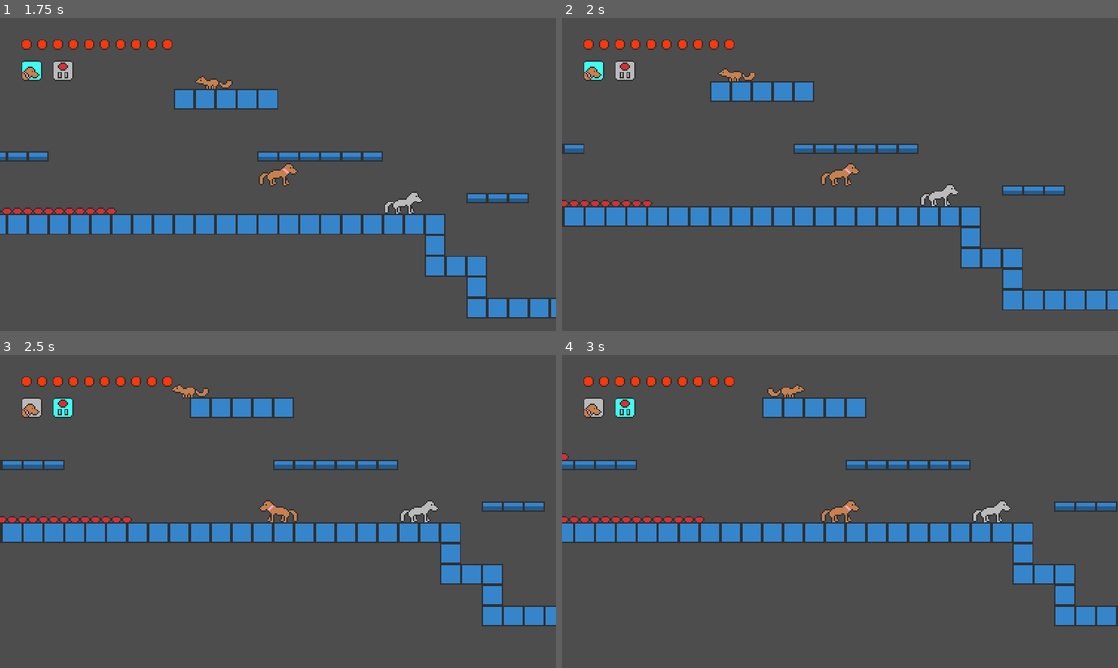
Above: before the commit, frames 1-4 (two rows, left to right).
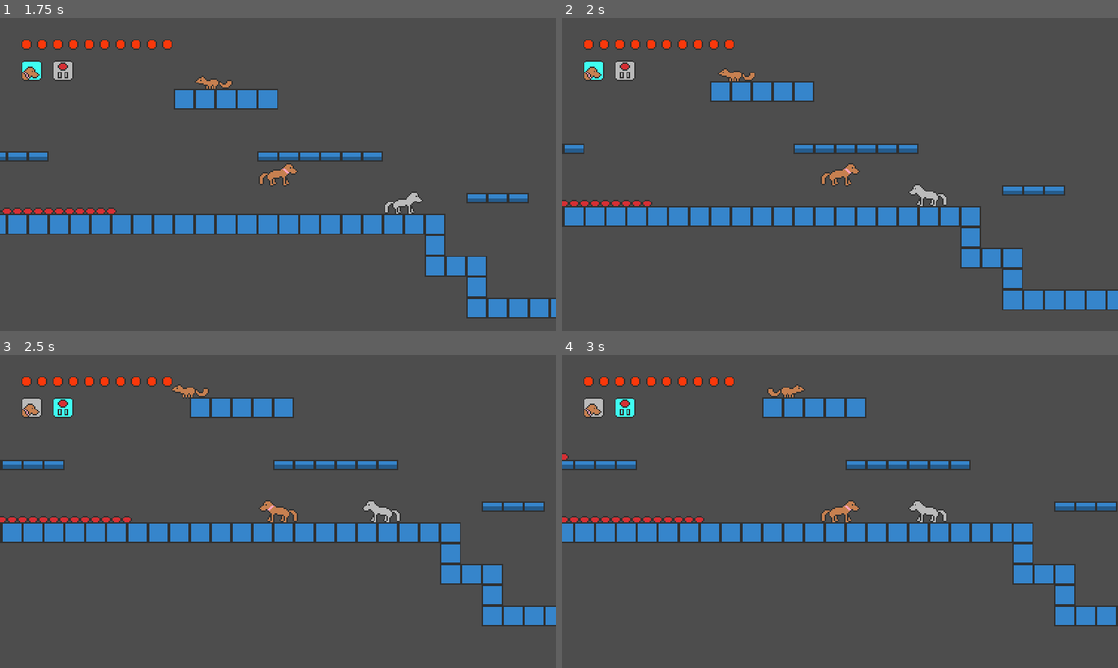
Above: after the commit, the same moments.

Repository: AmossGuy/The-Adventures-of-Gracie
Game: Godot game, scene res://levels/test_enemies.tscn
Two runs of this game, one before a commit and one after it. Both use one fixed random seed, a clock stepped at 60 frames per second and the inputs below. This scene is started directly instead of the project's main scene.
Inputs (mouse positions are in pixels of both pictures, inside the frame that each line leads up to):
- Up to frame 1 (1.75 s): tap Enter at 0.5 s; move the mouse to (400, 158) at 0.52 s; hold Right (right) from 0.53 s (still down); tap X (attack) at 0.6, 1.35 s; click (400, 158) at 0.67 s; tap Z (jump) at 0.77, 1.52 s; move the mouse to (166, 190) at 1.27 s
- Up to frame 2 (2 s): keep holding Right (right)
- Up to frame 3 (2.5 s): move the mouse to (333, 442) at 2.02 s; release Right (right) at 2.03 s; hold Left (left) from 2.03 s (still down); tap Space (switch) at 2.1 s; tap X (attack) at 2.3 s
- Up to frame 4 (3 s): move the mouse to (812, 574) at 2.77 s; release Left (left) at 2.78 s; hold Right (right) from 2.78 s (still down); tap X (attack) at 2.85 s; click (812, 574) at 2.92 s

Frame 1 is identical in both runs. In frame 2, 0.3% of the frame differs, in the area x 62-72%, y 52-61%; in frame 3, 0.5%; in frame 4, 0.5%, in the area x 62-81%, y 46-54%.

Commit message:
add dog enemy ai

Diff:
--- a/misc/dog_sprite.gd
+++ b/misc/dog_sprite.gd
@@ -1,4 +1,9 @@
 extends Node2D
+
+@export var enemy: bool = false
+
+func _ready() -> void:
+	$AnimationPlayer.play("stand")
 
 func _on_animation_player_animation_finished(anim_name: StringName) -> void:
 	match anim_name:
@@ -8,4 +13,9 @@
 			$AnimationPlayer.play("stand")
 
 func spawn_bite_hitbox() -> void:
-	%bite_hitbox.create_instance()
+	var bite_hitbox: Node = %bite_hitbox.create_instance()
+	if enemy:
+		var stupid: CollisionShape2D = bite_hitbox.get_node("CollisionShape2D")
+		var shape := RectangleShape2D.new()
+		shape.size = Vector2(8, 8)
+		stupid.shape = shape
--- a/objects/dog.tscn
+++ b/objects/dog.tscn
@@ -217,6 +217,7 @@
 [sub_resource type="Animation" id="Animation_7hxwc"]
 resource_name = "stand"
 length = 0.001
+loop_mode = 1
 tracks/0/type = "value"
 tracks/0/imported = false
 tracks/0/enabled = true
@@ -295,7 +296,7 @@
 [sub_resource type="RectangleShape2D" id="2"]
 size = Vector2(32, 22)
 
-[node name="dog" type="CharacterBody2D"]
+[node name="dog" type="CharacterBody2D" groups=["player"]]
 z_index = 2
 collision_layer = 0
 floor_constant_speed = true
--- a/objects/e_dog.gd
+++ b/objects/e_dog.gd
@@ -1,15 +1,24 @@
 extends CharacterBody2D
+
+const GRAVITY: float = 400.0
+const WALK_SPEED: float = 40.0
 
 const INVULNERABILITY_TIME: float = 1.0
 const FLASH_INTERVAL: float = 0.1
 
+const DETECTION_RADIUS: float = 16 * 6
+const TRY_ATTACK_RADIUS: float = 16 * 2
+const ATTACK_COOLDOWN: float = 1
+
 enum AiState {
 	IDLE,
+	CHASE,
 }
 
 var ai_state: int = AiState.IDLE
 var health: float = 3
 var invulnerability_timer: float = 0
+var attack_cooldown: float = ATTACK_COOLDOWN
 
 func _physics_process(delta: float) -> void:
 	if invulnerability_timer > 0:
@@ -26,3 +35,41 @@
 			health -= 1
 			if health <= 0:
 				queue_free()
+
+	var closest: Node2D = null
+	var d := INF
+	for node in get_tree().get_nodes_in_group("player"):
+		var node_d: float = node.position.distance_squared_to(self.position)
+		if node_d < d:
+			closest = node
+			d = node_d
+
+	if closest != null:
+		var distance := sqrt(d)
+
+		if ai_state == AiState.IDLE:
+			if distance <= DETECTION_RADIUS:
+				ai_state = AiState.CHASE
+		elif ai_state == AiState.CHASE:
+			if attack_cooldown > 0:
+				attack_cooldown -= delta
+			else:
+				if distance <= TRY_ATTACK_RADIUS:
+					%AnimationPlayer.stop()
+					%AnimationPlayer.play("bite_windup")
+					attack_cooldown = ATTACK_COOLDOWN
+
+	if ai_state == AiState.CHASE and %AnimationPlayer.current_animation == "stand":
+		velocity.x = WALK_SPEED * (-1 if closest.position.x < position.x else 1)
+	else:
+		velocity.x = 0
+
+	velocity += delta * Vector2.DOWN * GRAVITY
+
+	if true:
+		if velocity.x < 0:
+			$sprite.scale.x = -1
+		elif velocity.x > 0:
+			$sprite.scale.x = 1
+
+	move_and_slide()
--- a/objects/e_dog.tscn
+++ b/objects/e_dog.tscn
@@ -213,6 +213,7 @@
 [sub_resource type="Animation" id="Animation_7hxwc"]
 resource_name = "stand"
 length = 0.001
+loop_mode = 1
 tracks/0/type = "value"
 tracks/0/imported = false
 tracks/0/enabled = true
@@ -296,6 +297,7 @@
 
 [node name="sprite" type="Node2D" parent="."]
 script = ExtResource("1_nx50q")
+enemy = true
 
 [node name="AnimationPlayer" type="AnimationPlayer" parent="sprite"]
 unique_name_in_owner = true
